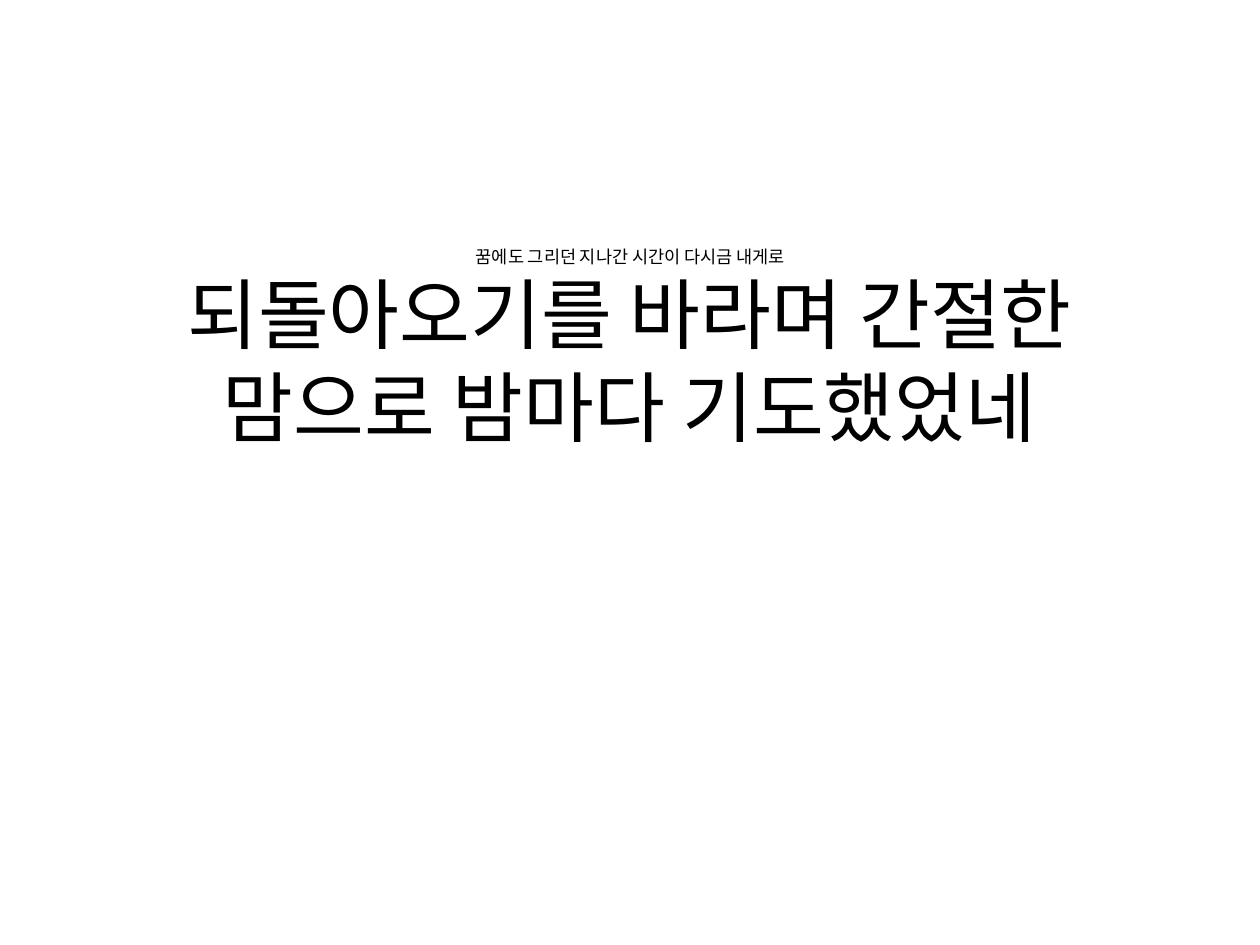
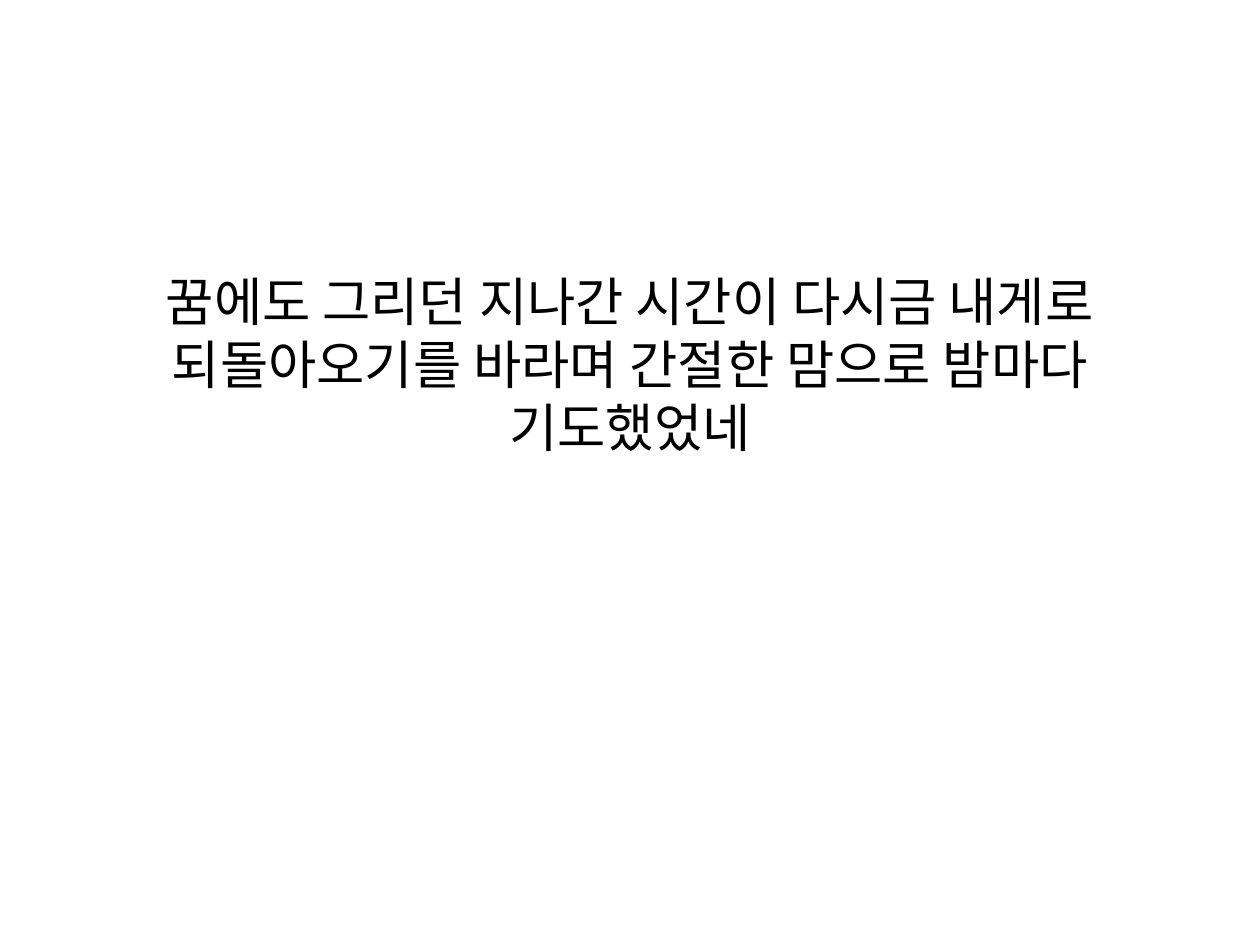
Before and after one commit to everydayday/pptTransform, a slide deck: slide 21 of Slide/add all slides1.pptx. Drawn at 1260x945 pixels with LibreOffice and Linux fonts; fonts in the diff are those of the drawing. Boxes give left, top, right and bottom in pixels: in the first picture for what was removed or moved away, otherwise in the second. Text is boxed around its words. In the diff, an @@ line names an element or a change of style, - is before the commit and + after.

```diff
--- a/Slide/add all slides1.pptx
+++ b/Slide/add all slides1.pptx
@@ title at [166,277,1094,451]: text changed; size 44 to 30 pt; font Calibri to Noto Sans CJK KR @@
-꿈에도 그리던 지나간 시간이 다시금 내게로
-되돌아오기를 바라며 간절한 맘으로 밤마다 기도했었네
+꿈에도 그리던 지나간 시간이 다시금 내게로
+되돌아오기를 바라며 간절한 맘으로 밤마다 기도했었네
```
Also in this commit, not shown: 39 other slides changed, 3 other files.
